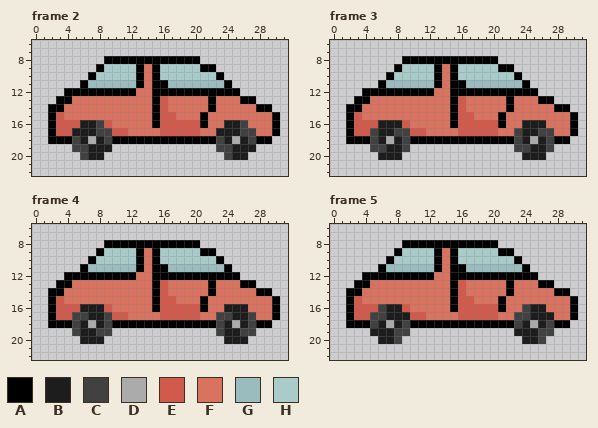
One commit to this pixel-art file: Assets/Visual/Sprites/Car.aseprite. The first picture shows the starting point.
32x32 pixels, 8 frames. Shown: frame 2: x 0..31, y 6..22; frame 3: x 0..31, y 6..22; frame 4: x 0..31, y 6..22; frame 5: x 0..31, y 6..22. The commit also changed other frames, which this record leaves out.
Visible layers, top first: "Layer 2", "Layer 1".
Palette (. is transparent): A #000000  B #1d1d1d  C #414141  D #ababab  E #d15a4d  F #da7260  G #9bbcbf  H #a9cbc9
Pixels before, frame 2, first column x 2:
 8 .......AAAAAAAAAAAA..........
 9 ......AHHHHAFAHHHHHAA........
10 .....AHHHHHAFAHHHHHHHA.......
11 ....AGGGGGGAFAAGGGGGGGA......
12 ..AAAAAAAAAFFAAAAAAAAAAA.....
13 .AAFFFFFFFFFFAEFFFFFAFFFAA...
14 AAFFFFFFFFFFFAEFFFFFAFFFFFAA.
15 AEFFFFFFFFFFFAEEFFFAFFFFFFFFA
16 AEEEBBCEFFFFFAEEEEEAFFBBCFFFA
17 AEEBBBCCEEFFFFEEEEEFFBBBCCFFA
18 AAACBDBCAAAAAAAAAAAAACBDBCAA.
19 ...CCBBB.............CCBBB...
20 ....CBB...............CBB....
Pixels before, frame 3, first column x 2:
 8 .......AAAAAAAAAAAA..........
 9 ......AHHHHAFAHHHHHAA........
10 .....AHHHHHAFAHHHHHHHA.......
11 ....AGGGGGGAFAAGGGGGGGA......
12 ..AAAAAAAAAFFAAAAAAAAAAA.....
13 .AAFFFFFFFFFFAEFFFFFAFFFAA...
14 AAFFFFFFFFFFFAEFFFFFAFFFFFAA.
15 AEFFFFFFFFFFFAEEFFFAFFFFFFFFA
16 AEEEBBBEFFFFFAEEEEEAFFBBBFFFA
17 AEECBBCCEEFFFFEEEEEFFCBBCCFFA
18 AAACBDBCAAAAAAAAAAAAACBDBCAA.
19 ...CCBBC.............CCBBC...
20 ....BBB...............BBB....
Pixels before, frame 4, first column x 2:
 8 .......AAAAAAAAAAAA..........
 9 ......AHHHHAFAHHHHHAA........
10 .....AHHHHHAFAHHHHHHHA.......
11 ....AGGGGGGAFAAGGGGGGGA......
12 ..AAAAAAAAAFFAAAAAAAAAAA.....
13 .AAFFFFFFFFFFAEFFFFFAFFFAA...
14 AAFFFFFFFFFFFAEFFFFFAFFFFFAA.
15 AEFFFFFFFFFFFAEEFFFAFFFFFFFFA
16 AEEEBBBEFFFFFAEEEEEAFFBBBFFFA
17 AEECCBBCEEFFFFEEEEEFFCCBBCFFA
18 AAACBDBCAAAAAAAAAAAAACBDBCAA.
19 ...CBBCC.............CBBCC...
20 ....BBB...............BBB....
Pixels before, frame 5, first column x 2:
 8 .......AAAAAAAAAAAA..........
 9 ......AHHHHAFAHHHHHAA........
10 .....AHHHHHAFAHHHHHHHA.......
11 ....AGGGGGGAFAAGGGGGGGA......
12 ..AAAAAAAAAFFAAAAAAAAAAA.....
13 .AAFFFFFFFFFFAEFFFFFAFFFAA...
14 AAFFFFFFFFFFFAEFFFFFAFFFFFAA.
15 AEFFFFFFFFFFFAEEFFFAFFFFFFFFA
16 AEEECBBEFFFFFAEEEEEAFFCBBFFFA
17 AEECCBBBEEFFFFEEEEEFFCCBBBFFA
18 AAACBDBCAAAAAAAAAAAAACBDBCAA.
19 ...BBBCC.............BBBCC...
20 ....BBC...............BBC....
After:
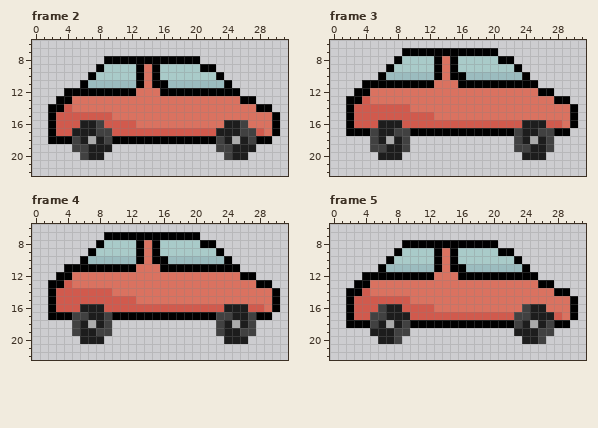
Difference:
Frame 2, layer "Layer 1":
y 12: x 15 A -> F
y 13: x 15..16 AE -> FF; x 22 A -> F
y 14: x 4 F -> E; x 15..16 AE -> FF; x 22 A -> F
y 15: x 4..9 FFFFFF -> EEEEEE; x 15..17 AEE -> FFF; x 21 A -> F
y 16: x 10..12 FFF -> EEE; x 15..21 AEEEEEA -> FFFFFFF
y 17: x 12..15 FFFF -> EEEE; x 21..22 FF -> EE; x 28 F -> E
Frame 3, layer "Layer 1":
y 7: x 9..20 ............ -> AAAAAAAAAAAA
y 8: x 8..12 .AAAA -> AHHHH; x 14 A -> F; x 16..22 AAAAA.. -> HHHHHAA
y 9: x 7..8 .A -> AH; x 21..23 AA. -> HHA
y 10: x 6..12 .AHHHHH -> AGGGGGG; x 16..24 HHHHHHHA. -> AGGGGGGGA
y 11: x 4..5 .. -> AA; x 7..13 GGGGGGA -> AAAAAAF; x 15 A -> F; x 17..23 GGGGGGG -> AAAAAAA; x 25 . -> A
y 12: x 3 . -> A; x 5..12 AAAAAAAA -> FFFFFFFF; x 15..27 AAAAAAAAAAA.. -> FFFFFFFFFFFAA
y 13: x 2 . -> A; x 4 A -> E; x 15..16 AE -> FF; x 22 A -> F; x 26..29 AA.. -> FFAA
y 14: x 3..9 AFFFFFF -> EEEEEEE; x 15..16 AE -> FF; x 22 A -> F; x 28..30 AA. -> FFA
y 15: x 4..12 FFFFFFFFF -> EEEEEEEEE; x 15..17 AEE -> FFF; x 21 A -> F
y 16: x 10..15 FFFFFA -> EEEEEE; x 21..23 AFF -> EEE; x 27..28 FF -> EE
y 17: x 3..4 EE -> AA; x 10..22 EEFFFFEEEEEFF -> AAAAAAAAAAAAA; x 28..30 FFA -> AA.
y 18: x 2..4 AAA -> ...; x 10..22 AAAAAAAAAAAAA -> .............; x 28..29 AA -> ..
Frame 4, layer "Layer 1": the same change as frame 3
Frame 5, layer "Layer 1": the same change as frame 2
